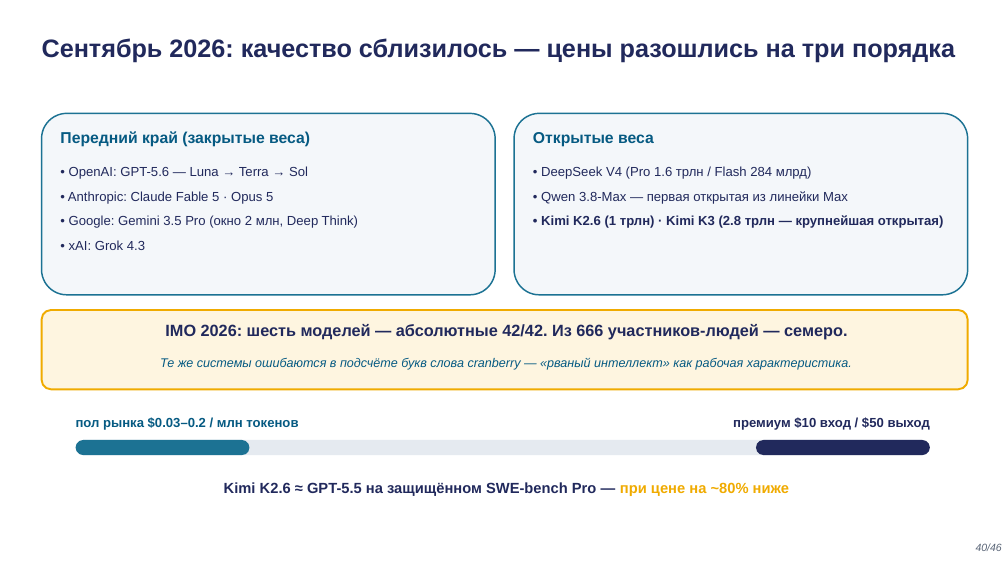
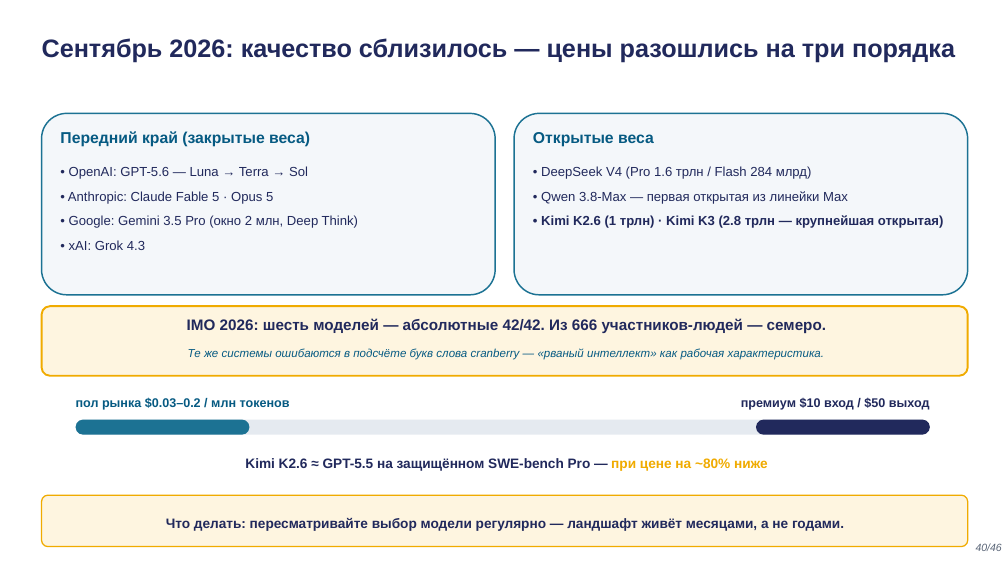
Before and after one commit to tellina-study/AI-usage-lessons, a slide deck: slide 40 of library/lectures/lec-02/rendered/lec-02.pptx. Drawn at 1008x567 pixels with LibreOffice and Linux fonts; fonts in the diff are those of the drawing. Boxes give left, top, right and bottom in pixels: in the first picture for what was removed or moved away, otherwise in the second. Text is boxed around its words. In the diff, an @@ line names an element or a change of style, - is before the commit and + after.

```diff
--- a/library/lectures/lec-02/rendered/lec-02.pptx
+++ b/library/lectures/lec-02/rendered/lec-02.pptx
@@ rounded rectangle: place and size @@
-rounded rectangle at bbox=[42, 310, 968, 389]
+rounded rectangle at bbox=[42, 306, 968, 376]
@@ text "IMO 2026: шесть моделей — ..." at bbox=[187, 318, 826, 333]: size 15.5 to 14.5 pt @@
@@ text "Те же системы ошибаются в ...": place and size @@
-text "Те же системы ошибаются в ..." at bbox=[160, 358, 852, 370]
+text "Те же системы ошибаются в ..." at bbox=[188, 348, 824, 360]
@@ text "Те же системы ошибаются в ..." at bbox=[188, 348, 824, 360]: size 12 to 11 pt @@
@@ text "пол рынка $0.03–0.2 / млн ..." at bbox=[76, 398, 290, 410]: size 12.5 to 12 pt @@
@@ text "премиум $10 вход / $50 ..." at bbox=[741, 398, 930, 410]: size 12.5 to 12 pt @@
@@ 3 rounded rectangles, 2 texts: place and size @@
-3 rounded rectangles, 2 texts at bbox=[76, 417, 930, 455]
+3 rounded rectangles, 2 texts at bbox=[76, 398, 930, 435]
@@ text "Kimi K2.6 ≈ GPT-5.5 на ...": place and size @@
-text "Kimi K2.6 ≈ GPT-5.5 на ..." at bbox=[224, 482, 789, 496]
+text "Kimi K2.6 ≈ GPT-5.5 на ..." at bbox=[245, 458, 768, 471]
@@ text "Kimi K2.6 ≈ GPT-5.5 на ..." at bbox=[245, 458, 768, 471]: size 14 to 13 pt @@
@@ rounded rectangle added at bbox=[42, 495, 968, 547], fill #FEF5E0, outline #F0AB00 1.2 pt @@
@@ text added at bbox=[166, 518, 844, 531], 13 pt, text #21295C, bold @@
+Что делать: пересматривайте выбор модели регулярно — ландшафт живёт месяцами, а не годами.
```
Also in this commit, not shown: 7 other slides changed, 12 other files.
